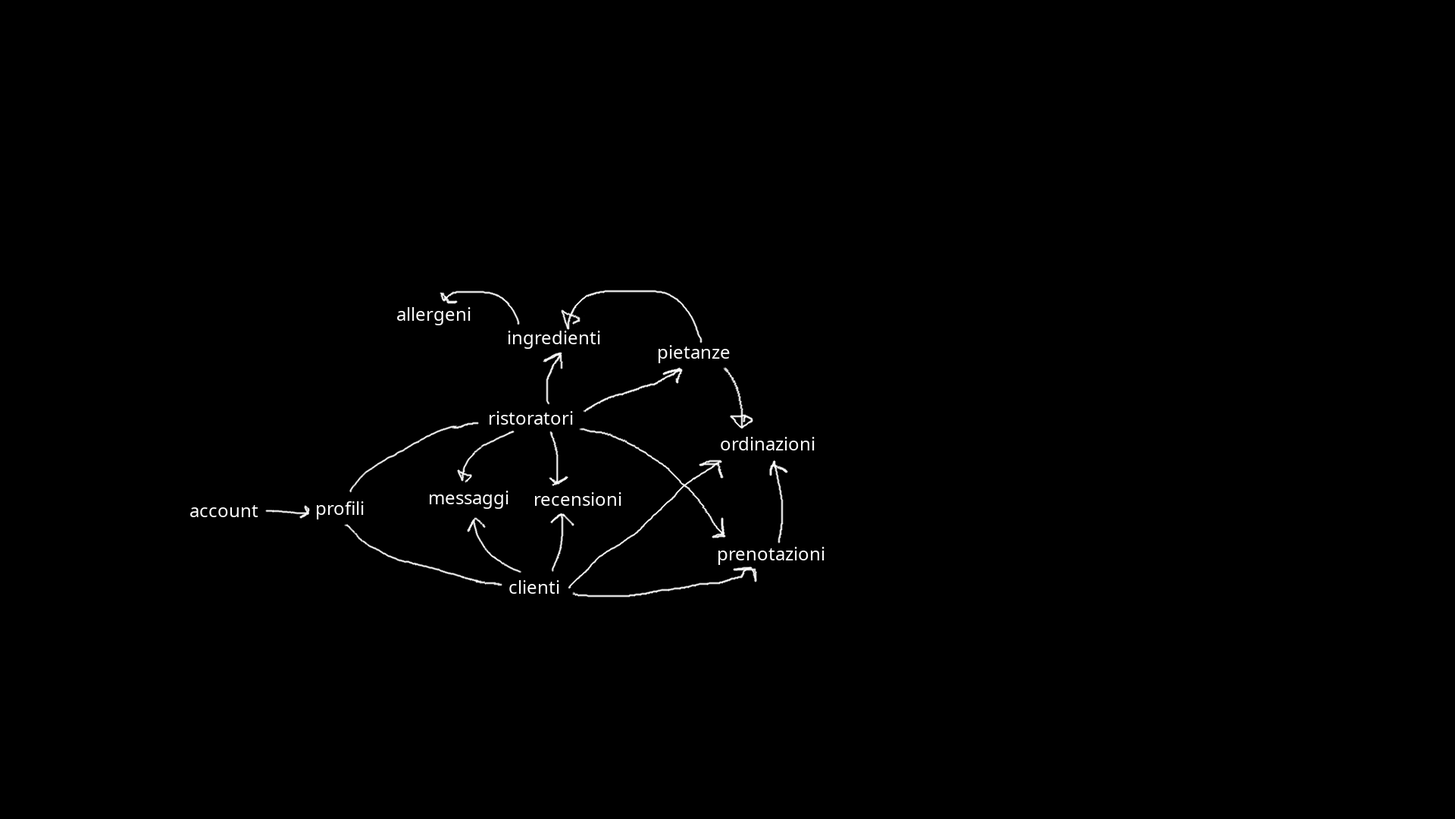
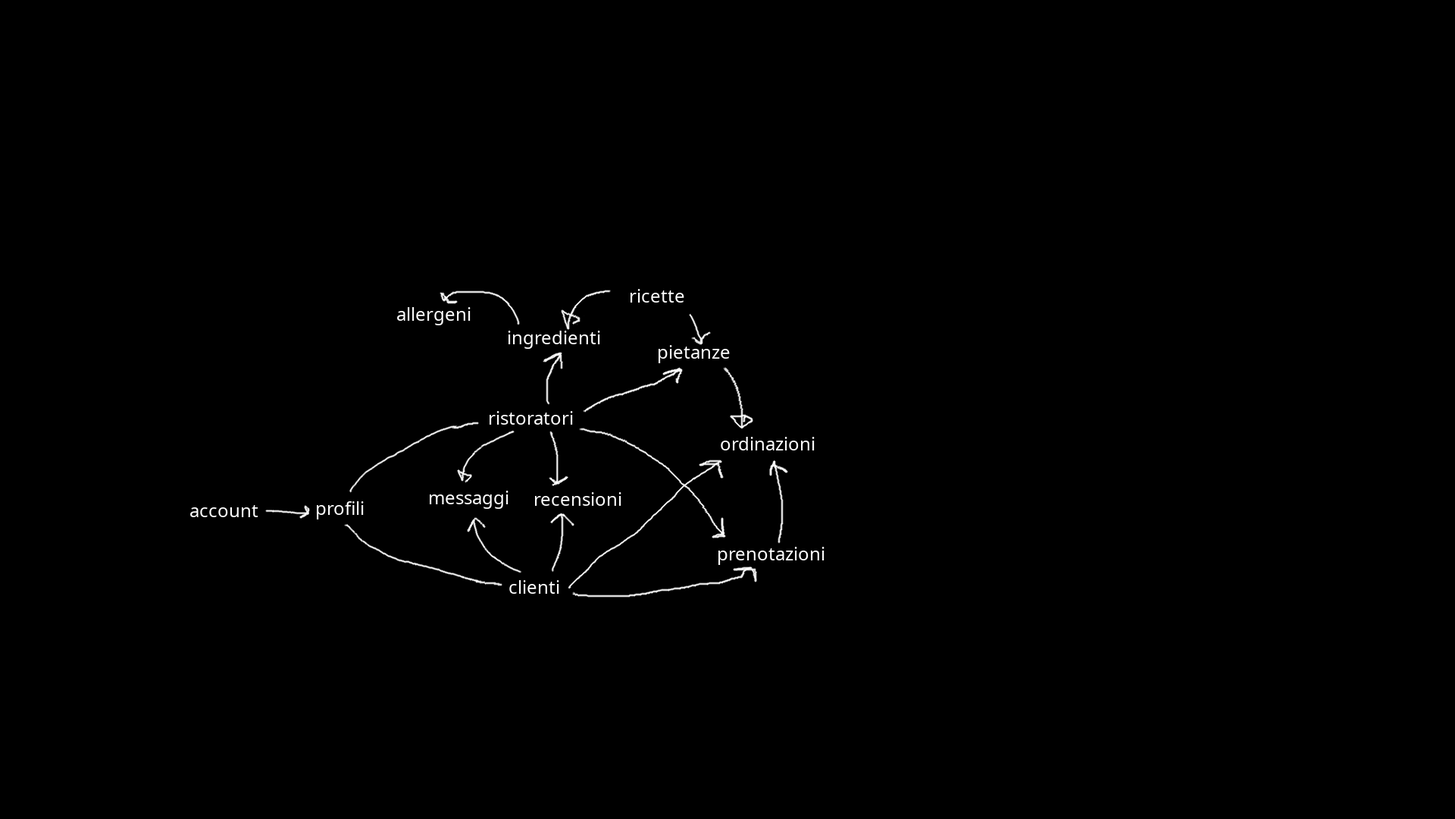
Layer changes from the first (1455, 819) image to the second:
painted on "Livello" over <box>609,289,711,345</box>
added layer "ricette" above "recensioni" over <box>630,288,685,303</box>
